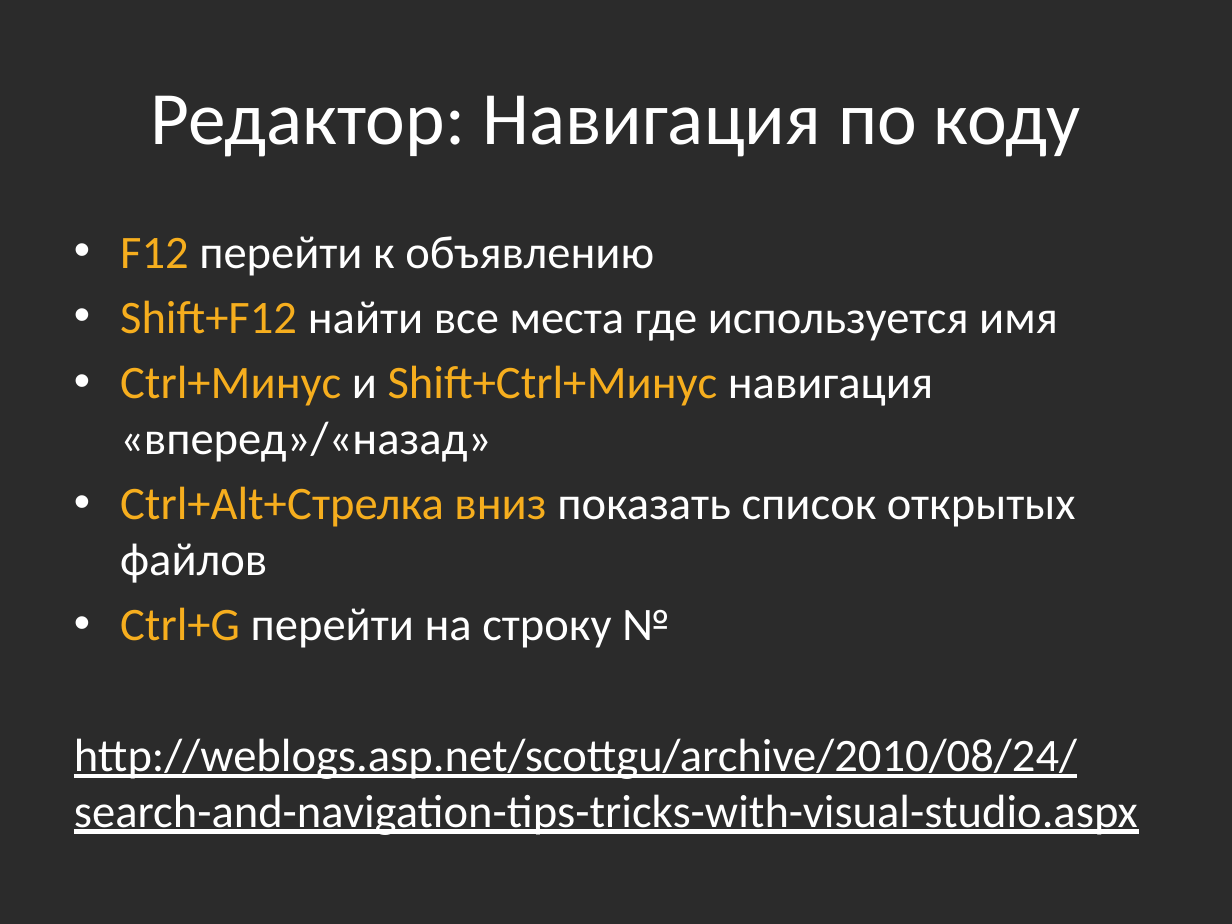
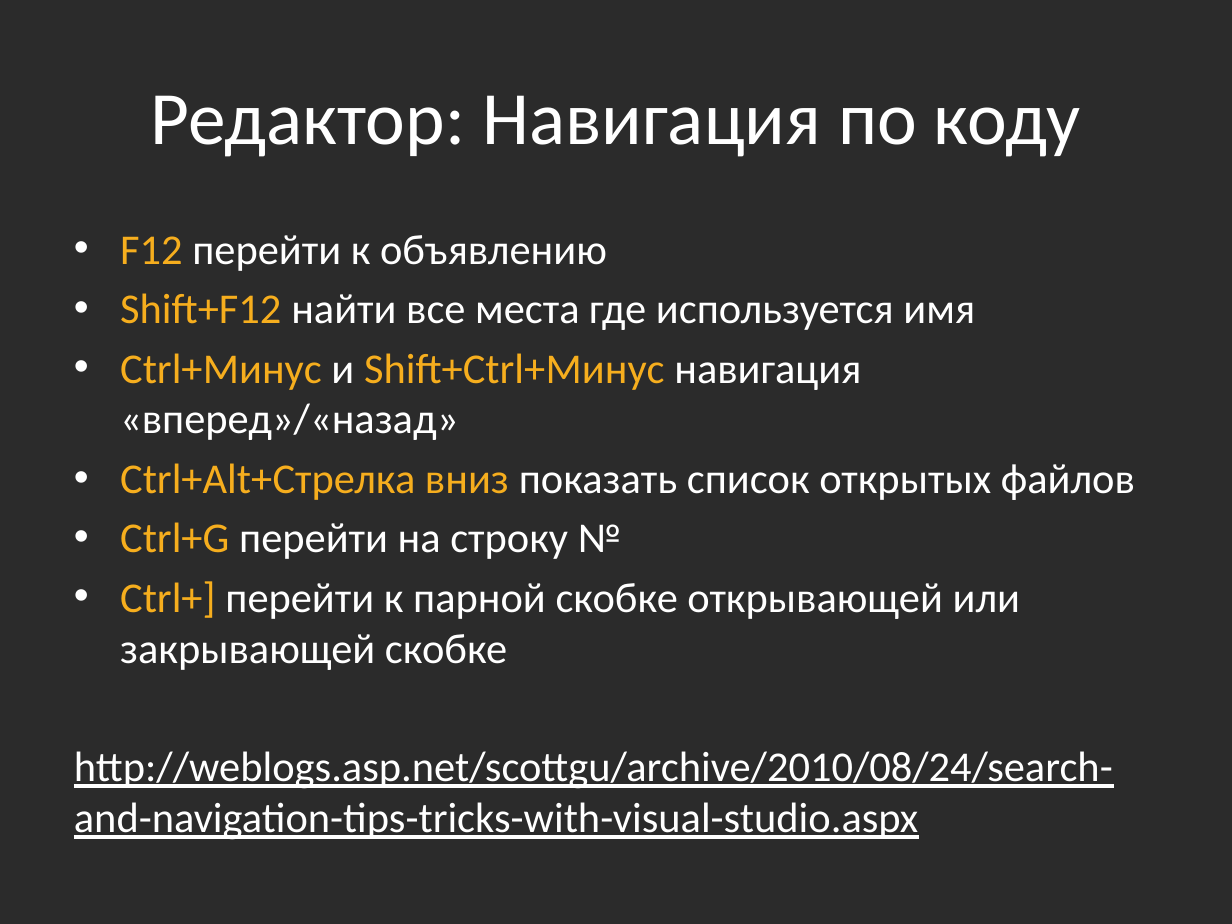
Before and after one commit to bazile/Training, a slide deck: slide 14 of Presentation/tools-visual-studio.pptx. Drawn at 1232x924 pixels with LibreOffice and Linux fonts; fonts in the diff are those of the drawing; background and template pictures are left out; a plain dark background stands for a picture behind light text. Boxes give left, top, right and bottom in pixels: in the first picture for what was removed or moved away, otherwise in the second. Text is boxed around its words. In the diff, an @@ line names an element or a change of style, - is before the commit and + after.

```diff
--- a/Presentation/tools-visual-studio.pptx
+++ b/Presentation/tools-visual-studio.pptx
@@ text at <box>74,235,1135,840</box>: size 27.2 to 24.8 pt in "F12 перейти к объявлению", "Shift+F12 найти все места где используется имя", "Ctrl+Минус и Shift+Ctrl+Минус навигация «вперед»/«назад»", "Ctrl+Alt+Стрелка вниз показать список открытых файлов" and 2 more places @@
@@ text at <box>120,581,1021,670</box>: paragraph added @@
+• Ctrl+] перейти к парной скобке открывающей или закрывающей скобке
```
Also in this commit, not shown: 1 other slide changed.
